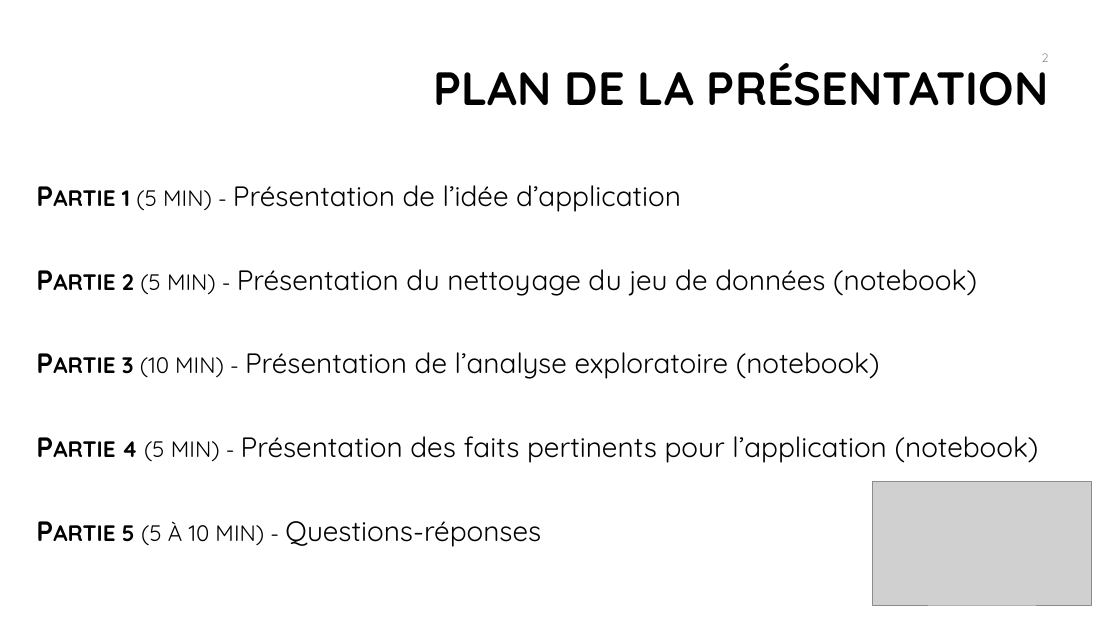
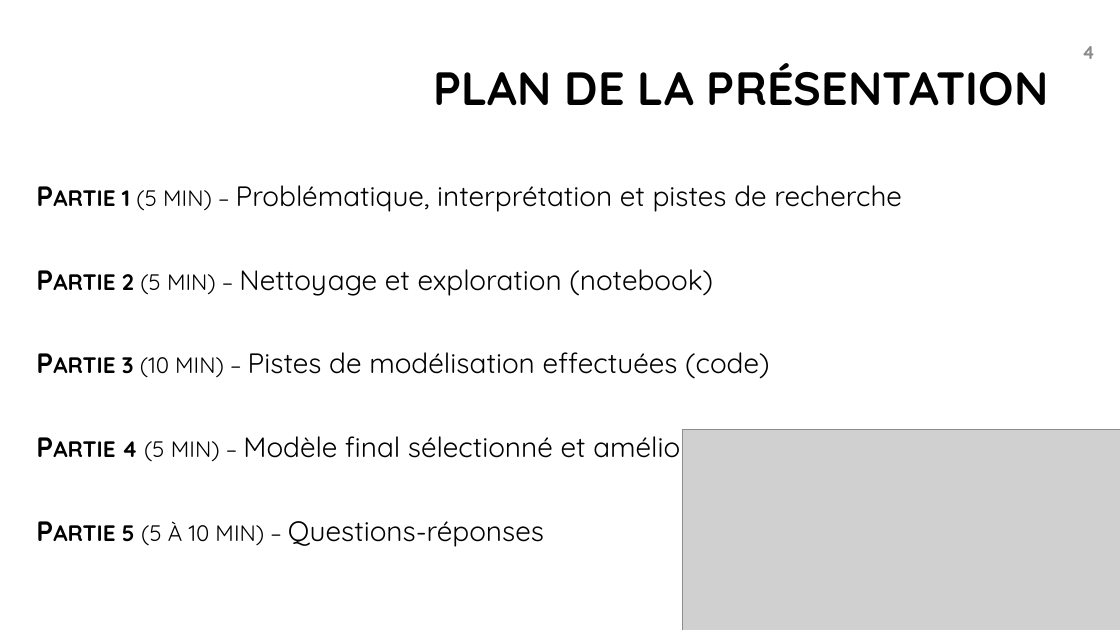
Before and after one commit to bayethiernodiop/Parcours-Data-Scientist, a slide deck: slide 4 of projet4/projet4.pptx (slide 2 before the commit). Drawn at 1120x630 pixels with LibreOffice and Linux fonts; fonts in the diff are those of the drawing; grey boxes stand for pictures; background and template pictures are left out. Boxes give left, top, right and bottom in pixels: in the first picture for what was removed or moved away, otherwise in the second. Text is boxed around its words. In the diff, an @@ line names an element or a change of style, - is before the commit and + after.

```diff
--- a/projet4/projet4.pptx
+++ b/projet4/projet4.pptx
@@ page number removed at (x1=1042, y1=53, x2=1049, y2=62) @@
-2
@@ page number added at (x1=1082, y1=46, x2=1095, y2=59), 16 pt, text #8C8C8C, bold @@
+4
@@ text at (x1=122, y1=185, x2=902, y2=547): text changed @@
-Partie 1 (5 min) - Présentation de l’idée d’application
-Partie 2 (5 min) - Présentation du nettoyage du jeu de données (notebook)
-Partie 3 (10 min) - Présentation de l’analyse exploratoire (notebook)
-Partie 4 (5 min) - Présentation des faits pertinents pour l’application (notebook)
-Partie 5 (5 à 10 min) - Questions-réponses
+Partie 1 (5 min) – Problématique, interprétation et pistes de recherche
+Partie 2 (5 min) – Nettoyage et exploration (notebook)
+Partie 3 (10 min) – Pistes de modélisation effectuées (code)
+Partie 4 (5 min) – Modèle final sélectionné et améliorations (code)
+Partie 5 (5 à 10 min) – Questions-réponses
@@ picture added at (x1=682, y1=429, x2=1120, y2=630) @@
@@ picture removed at (x1=873, y1=481, x2=1092, y2=605) @@
```
Also in this commit, not shown: 4 other slides changed, 5 slides added, 9 slides removed, 6 other files.
